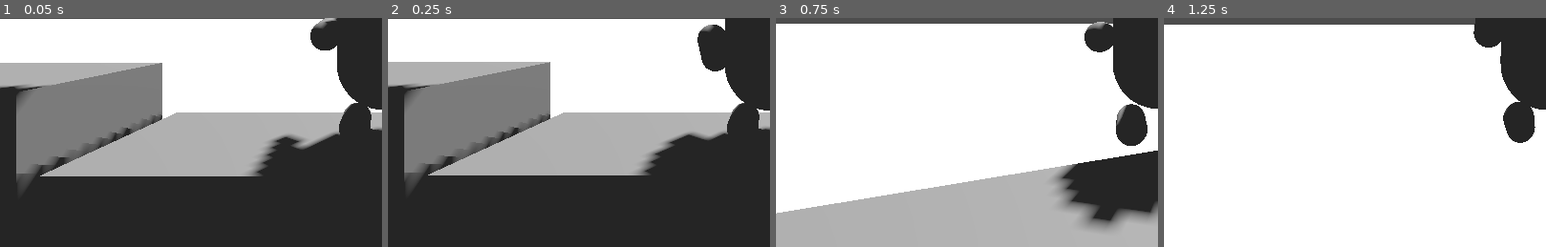
Above: before the commit, frames 1-4 (left to right).
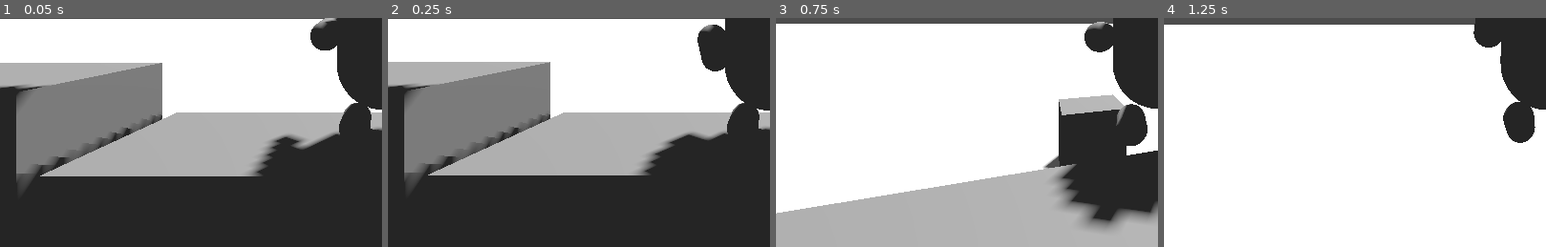
Above: after the commit, the same moments.

Repository: ee0pdt/godot-tps-test
Game: Godot game, scene res://main.tscn
Two runs of this game, one before a commit and one after it. Both use one fixed random seed, a clock stepped at 60 frames per second and the inputs below.
Inputs (mouse positions are % of the whole screen's width and height, from its top left):
- Up to frame 1 (0.05 s): no input
- Up to frame 2 (0.25 s): no input
- Up to frame 3 (0.75 s): move the mouse to (55, 50) at 0.52 s; hold Up (forward) from 0.53 s (still down); click (55, 50) at 0.6 s
- Up to frame 4 (1.25 s): keep holding Up (forward); tap Space (jump) at 0.77 s
The pictures show only the part of the screen within x 0-50%, y 50-100%; the shares and areas given below are measured in that part.

Frames 1-2 are identical in both runs. In frame 3, 4.7% of the frame differs, in the area x 70-92%, y 33-66%; in frame 4, nothing differs.

Commit message:
WIP carrying objects

Diff:
--- /dev/null
+++ b/components/carryable.gd
@@ -0,0 +1,9 @@
+extends Node
+
+
+var parent : RigidBody3D
+
+
+func _ready() -> void:
+	parent = get_parent()
+	parent.add_to_group("carryable")
--- a/main.tscn
+++ b/main.tscn
@@ -1,7 +1,8 @@
-[gd_scene load_steps=9 format=3 uid="uid://dv3kj7ex0vmm6"]
+[gd_scene load_steps=12 format=3 uid="uid://dv3kj7ex0vmm6"]
 
 [ext_resource type="PackedScene" uid="uid://cpdhk1p0ryx5a" path="res://player/player.tscn" id="1_ffgii"]
 [ext_resource type="PackedScene" uid="uid://bnavv6365yuh" path="res://enemy/enemy.tscn" id="2_u6u86"]
+[ext_resource type="Script" path="res://components/carryable.gd" id="3_l2tyv"]
 
 [sub_resource type="StandardMaterial3D" id="StandardMaterial3D_mbeen"]
 
@@ -18,6 +19,12 @@
 
 [sub_resource type="ConcavePolygonShape3D" id="ConcavePolygonShape3D_n2c53"]
 data = PackedVector3Array(0, 1, 0.5, 0.049, 1, 0.4976, 0, 0.6, 0.5, 0.049, 1, 0.4976, 0.049, 0.6, 0.4976, 0, 0.6, 0.5,  …(47102 unchanged characters)…
+
+[sub_resource type="BoxMesh" id="BoxMesh_ef7v5"]
+size = Vector3(0.5, 0.5, 0.5)
+
+[sub_resource type="BoxShape3D" id="BoxShape3D_phrk6"]
+size = Vector3(0.5, 0.5, 0.5)
 
 [node name="Node3D" type="Node3D"]
 
@@ -97,3 +104,17 @@
 
 [node name="Enemy" parent="." instance=ExtResource("2_u6u86")]
 transform = Transform3D(1, 0, 0, 0, 1, 0, 0, 0, 1, -18.5036, 2.22584, 0)
+
+[node name="Crate" type="RigidBody3D" parent="."]
+transform = Transform3D(1, 0, 0, 0, 1, 0, 0, 0, 1, 0, 1.11081, -1.60972)
+mass = 30.0
+
+[node name="MeshInstance3D" type="MeshInstance3D" parent="Crate"]
+mesh = SubResource("BoxMesh_ef7v5")
+skeleton = NodePath("../..")
+
+[node name="CollisionShape3D" type="CollisionShape3D" parent="Crate"]
+shape = SubResource("BoxShape3D_phrk6")
+
+[node name="Carryable" type="Node" parent="Crate"]
+script = ExtResource("3_l2tyv")
--- a/player/player.gd
+++ b/player/player.gd
@@ -70,3 +70,9 @@
 		velocity.z = move_toward(velocity.z, 0, SPEED)
 
 	move_and_slide()
+
+
+	var collision = get_last_slide_collision()
+
+	if collision and collision.get_collider().is_in_group("pushable"):
+		pass
